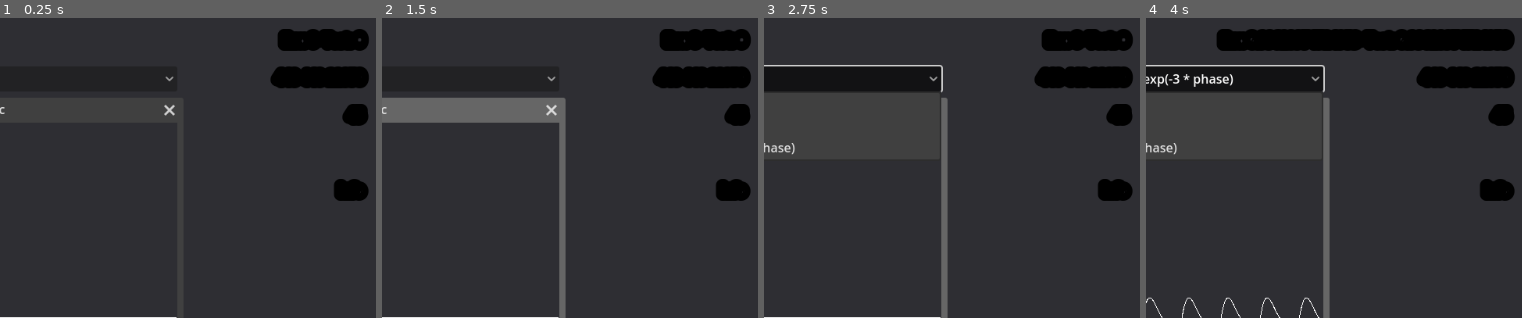
Above: before the commit, frames 1-4 (left to right).
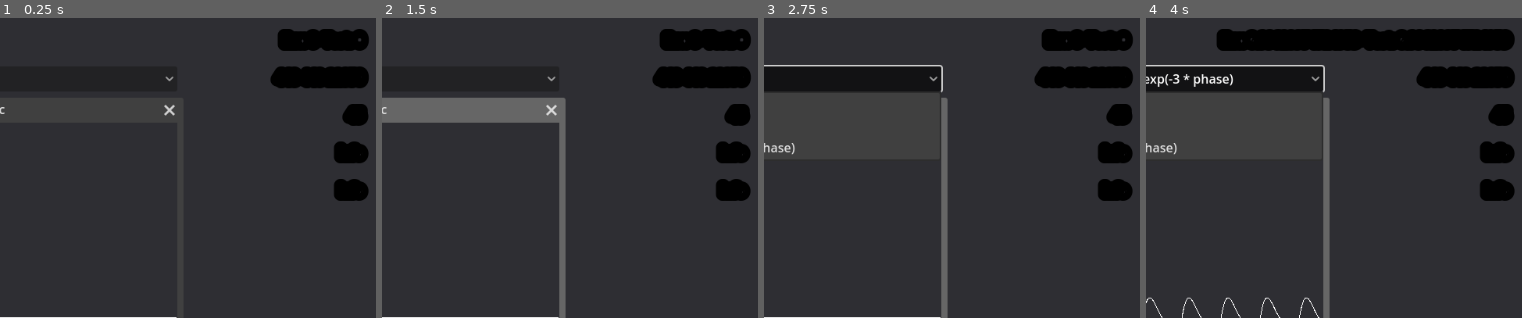
Above: after the commit, the same moments.

Repository: ArthdevhalNekiu/AudioStreamGenerator
Game: Godot game, scene res://scenes/main.tscn
Two runs of this game, one before a commit and one after it. Both use one fixed random seed, a clock stepped at 60 frames per second and the inputs below.
Inputs (mouse positions are % of the whole screen's width and height, from its top left):
- Up to frame 1 (0.25 s): no input
- Up to frame 2 (1.5 s): click (48, 86) at 0.52 s; type "12" at 0.6 s; click "A 4" at 1.25 s
- Up to frame 3 (2.75 s): click "0" at 2 s
- Up to frame 4 (4 s): click (26, 21) at 2.75 s; click "2 * sin(phase * TAU) * exp(-3…" at 3.5 s
The pictures show only the part of the screen within x 50-100%, y 0-50%; the shares and areas given below are measured in that part.

The runs differ from the first frame. In frame 1, 0.6% of the frame differs, in the area x 88-99%, y 41-49%; in frame 2, 0.6%; in frame 3, 0.6%; in frame 4, 0.6%.

Commit message:
Update main.gd

Diff:
--- a/scripts/main.gd
+++ b/scripts/main.gd
@@ -39,7 +39,6 @@
 	info[0].text = "Exc: " + str(executer.execute( [], $Audio) ) + "- Test: " + str(executer.execute( [], $Audio) )
 	info[1].text = str(hz) + "-" + str($Audio.hz) + "-" + str($Audio.stream.mix_rate)
 	info[2].text = str($Canvas/Frequency/Tone.value)
-	info[3].text = ""
 
 
 func _on_tone_value_change(value):
@@ -60,7 +59,6 @@
 	if new_text.is_valid_float():
 		hz = new_text.to_float()
 		$Audio.hz = hz
-
 
 
 func _on_sound_toggled(toggled_on):
